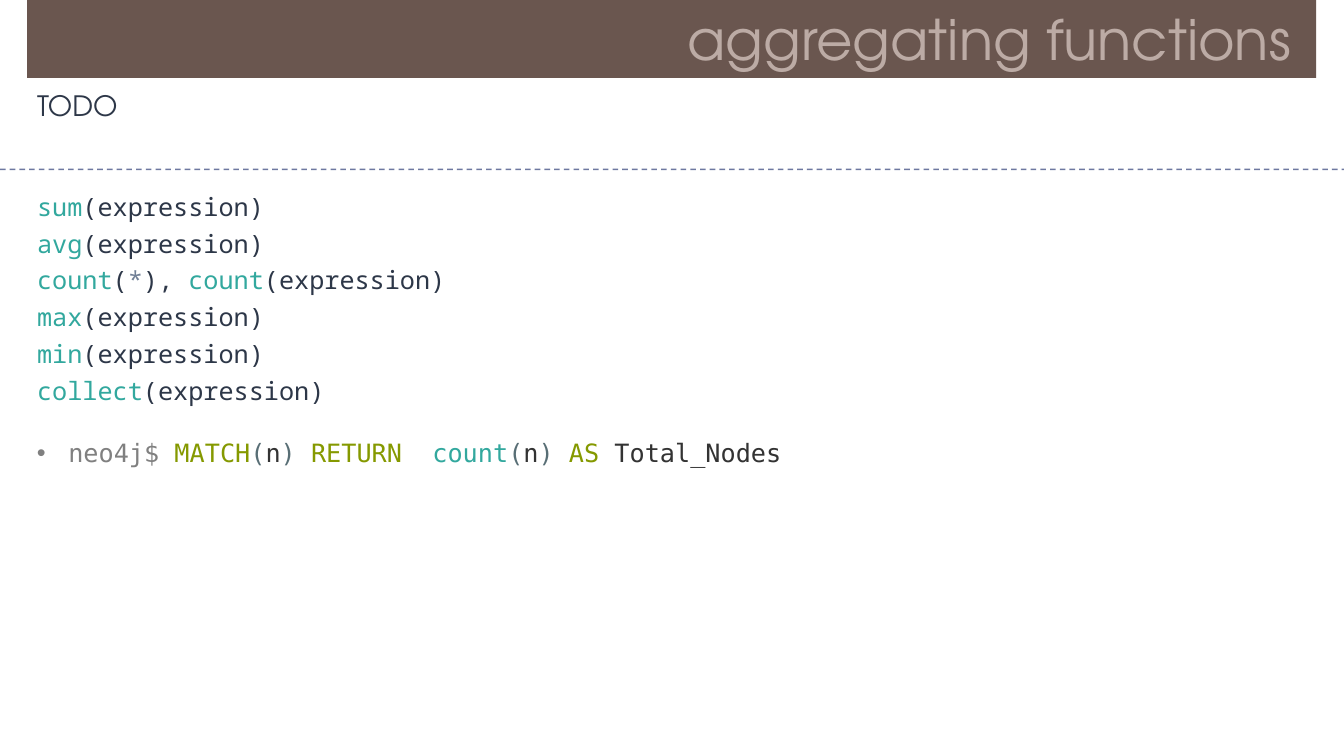
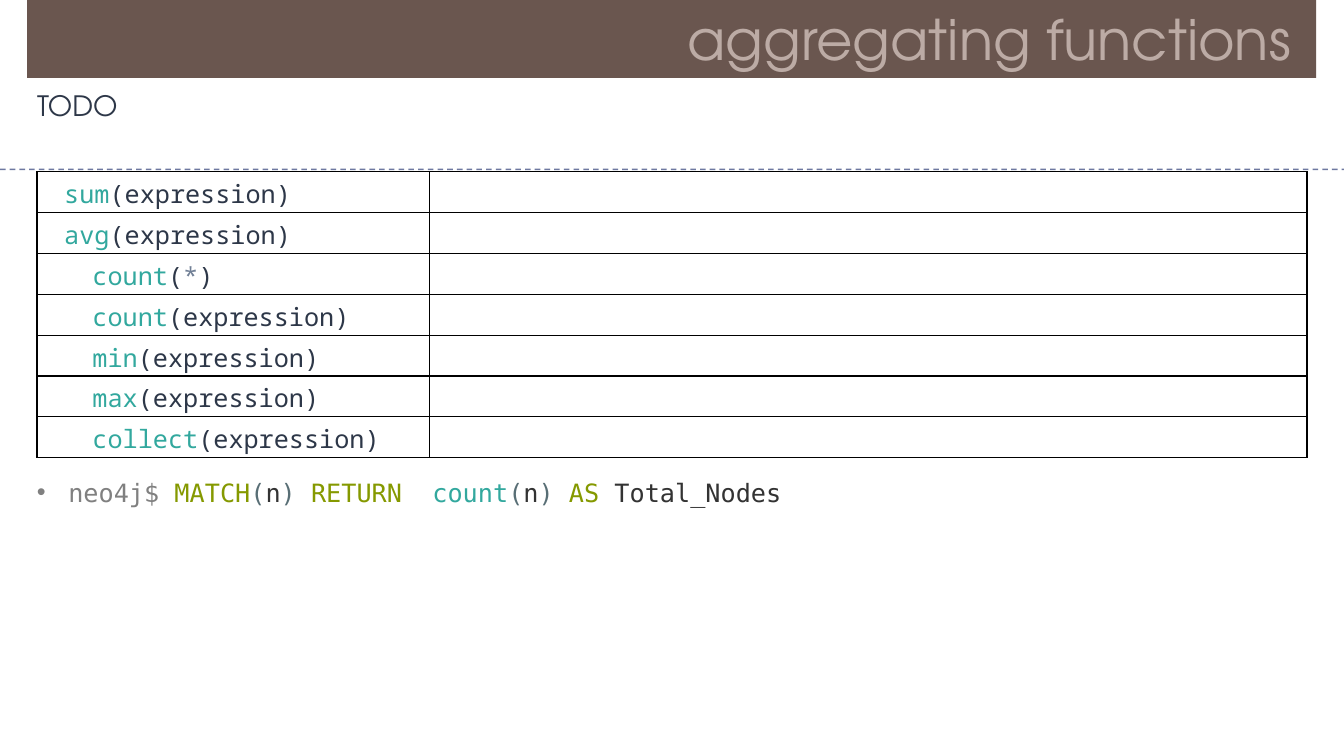
Before and after one commit to Saleel-Bagde/PPT-s, a slide deck: slide 28 of Neo4j.pptx. Drawn at 1344x756 pixels with LibreOffice and Linux fonts; fonts in the diff are those of the drawing. Boxes give left, top, right and bottom in pixels: in the first picture for what was removed or moved away, otherwise in the second. Text is boxed around its words. In the diff, an @@ line names an element or a change of style, - is before the commit and + after.

```diff
--- a/Neo4j.pptx
+++ b/Neo4j.pptx
@@ table added at box(37, 171, 1308, 458), 7 rows, 2 columns @@
+sum(expression) | 
+avg(expression) | 
+count(*) | 
+count(expression) | 
+min(expression) | 
+max(expression) | 
+collect(expression) | 
@@ text removed at box(37, 197, 445, 406) @@
-sum(expression)
-avg(expression)
-count(*), count(expression)
-max(expression)
-min(expression)
-collect(expression)
@@ text "neo4j$ MATCH(n) RETURN count(n) AS ...": place and size @@
-text "neo4j$ MATCH(n) RETURN count(n) AS ..." at box(68, 442, 781, 468)
+text "neo4j$ MATCH(n) RETURN count(n) AS ..." at box(68, 482, 781, 508)
```
Also in this commit, not shown: 10 other slides changed.
